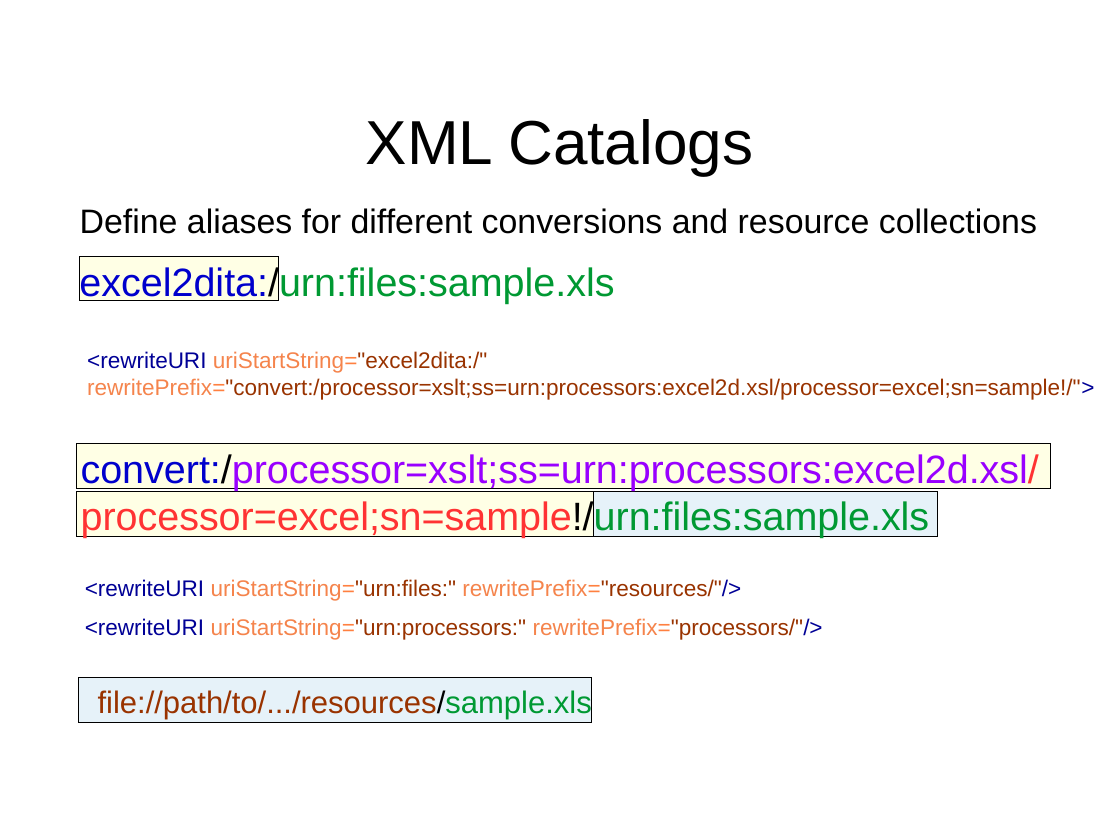
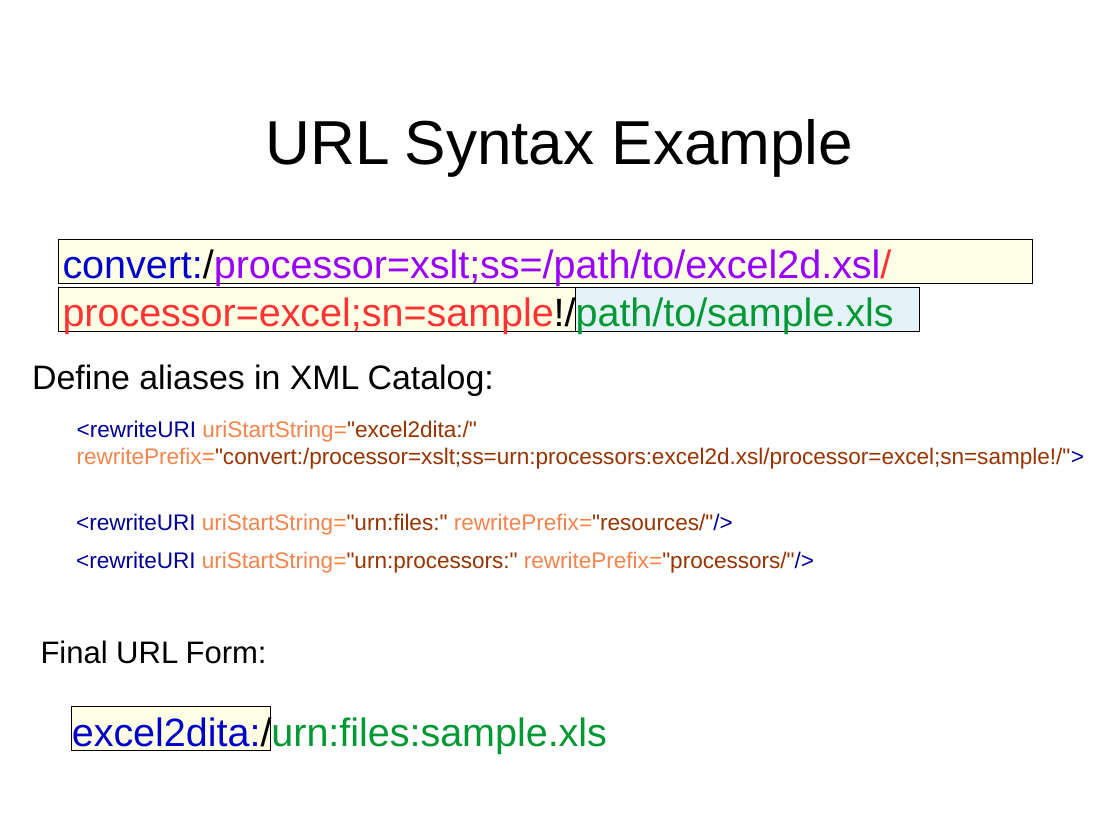
Before and after one commit to oxygenxml/dita-glass, a slide deck: slide 17 of presentation_DITA_Glass.odp (slide 21 before the commit). Drawn at 1120x840 pixels with LibreOffice and Linux fonts; fonts in the diff are those of the drawing; background and template pictures are left out. Boxes give left, top, right and bottom in pixels: in the first picture for what was removed or moved away, otherwise in the second. Text is boxed around its words. In the diff, an @@ line names an element or a change of style, - is before the commit and + after.

Commit message:
Updated presentation.

```diff
--- a/presentation_DITA_Glass.odp
+++ b/presentation_DITA_Glass.odp
@@ title at box(266, 119, 853, 175): text changed @@
-XML Catalogs
+URL Syntax Example
@@ text removed at box(80, 208, 1037, 234) @@
-Define aliases for different conversions and resource collections
@@ rectangle: place and size @@
-rectangle at box(76, 444, 1051, 489)
+rectangle at box(59, 239, 1034, 284)
@@ text at box(63, 249, 894, 333): text changed @@
-convert:/processor=xslt;ss=urn:processors:excel2d.xsl/ processor=excel;sn=sample!/urn:files:sample.xls
+convert:/processor=xslt;ss=/path/to/excel2d.xsl/ processor=excel;sn=sample!/path/to/sample.xls
@@ rectangle: place and size @@
-rectangle at box(76, 492, 594, 537)
+rectangle at box(59, 288, 576, 332)
@@ rectangle: place and size @@
-rectangle at box(595, 492, 938, 537)
+rectangle at box(576, 288, 920, 332)
@@ text added at box(32, 364, 494, 396), 24 pt, text #000000 @@
+Define aliases in XML Catalog:
@@ text "<rewriteURI uriStartString="excel2dita:/" rewritePrefix="con ..." rewrapped from box(81, 351, 1094, 538) to box(77, 420, 1084, 469) @@
@@ text "<rewriteURI uriStartString="urn:files:" rewritePrefix="resou ...": place and size @@
-text "<rewriteURI uriStartString="urn:files:" rewritePrefix="resou ..." at box(85, 579, 741, 601)
+text "<rewriteURI uriStartString="urn:files:" rewritePrefix="resou ..." at box(76, 513, 733, 535)
@@ text "<rewriteURI uriStartString="urn:processors:" rewritePrefix=" ...": place and size @@
-text "<rewriteURI uriStartString="urn:processors:" rewritePrefix=" ..." at box(85, 618, 823, 640)
+text "<rewriteURI uriStartString="urn:processors:" rewritePrefix=" ..." at box(76, 551, 814, 573)
@@ text added at box(41, 640, 267, 664), 22 pt, text #000000 @@
+Final URL Form:
@@ rectangle removed at box(79, 678, 593, 723) @@
@@ text removed at box(98, 688, 592, 719) @@
-file://path/to/.../resources/sample.xls
@@ text "excel2dita:/urn:files:sample.xls": place and size @@
-text "excel2dita:/urn:files:sample.xls" at box(79, 265, 614, 304)
+text "excel2dita:/urn:files:sample.xls" at box(72, 715, 607, 754)
@@ rectangle: place and size @@
-rectangle at box(79, 256, 278, 301)
+rectangle at box(72, 706, 271, 751)
```
Also in this commit, not shown: 9 other slides changed, 7 slides added, 13 slides removed.
